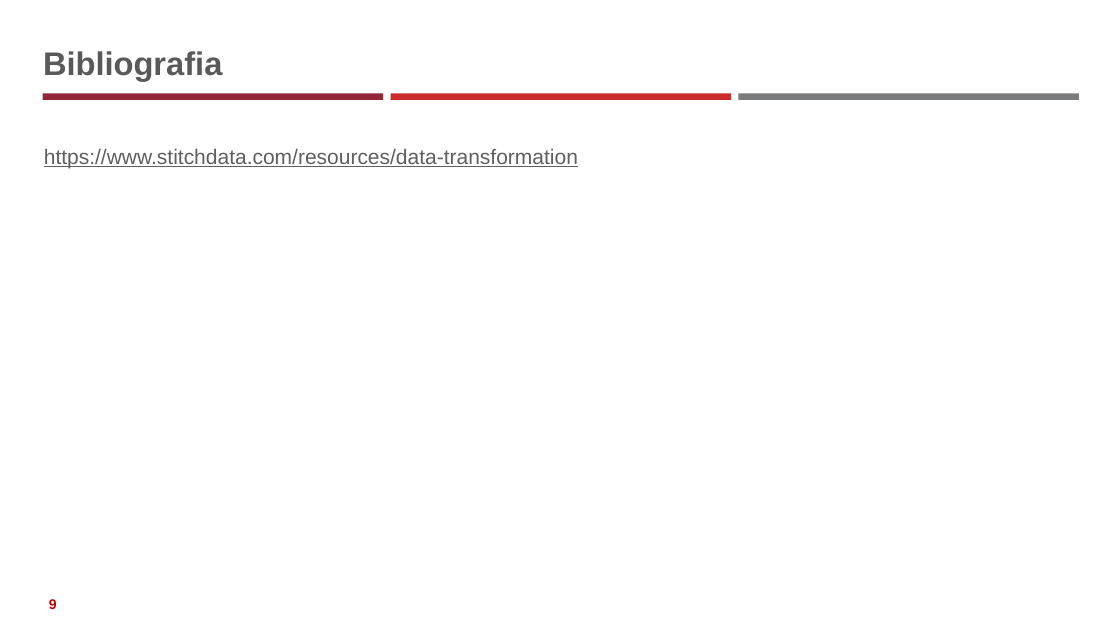
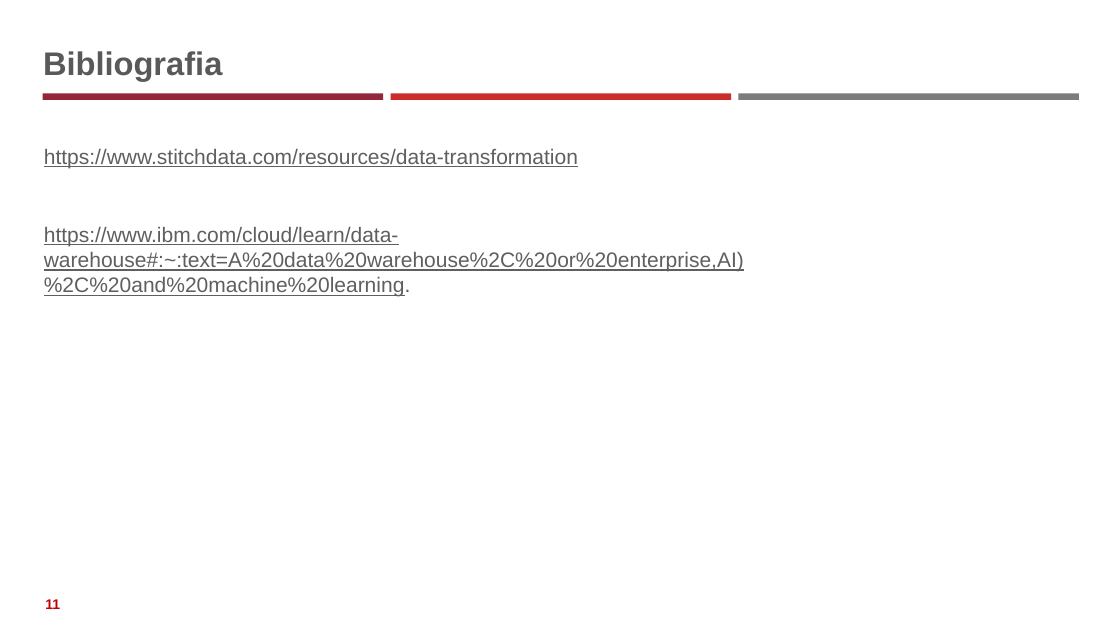
Before and after one commit to neural1977/data_science_interview_material, a slide deck: slide 11 of Data_Science_ita.pptx (slide 9 before the commit). Drawn at 1120x630 pixels with LibreOffice and Linux fonts; fonts in the diff are those of the drawing. Boxes give left, top, right and bottom in pixels: in the first picture for what was removed or moved away, otherwise in the second. Text is boxed around its words. In the diff, an @@ line names an element or a change of style, - is before the commit and + after.

```diff
--- a/Data_Science_ita.pptx
+++ b/Data_Science_ita.pptx
@@ text at (44,227,744,297): paragraph added @@
+https://www.ibm.com/cloud/learn/data-warehouse#:~:text=A%20data%20warehouse%2C%20or%20enterprise,AI)%2C%20and%20machine%20learning.
@@ page number at (45,599,60,609): text changed @@
-9
+11
```
Also in this commit, not shown: 2 slides added, 5 other files.
